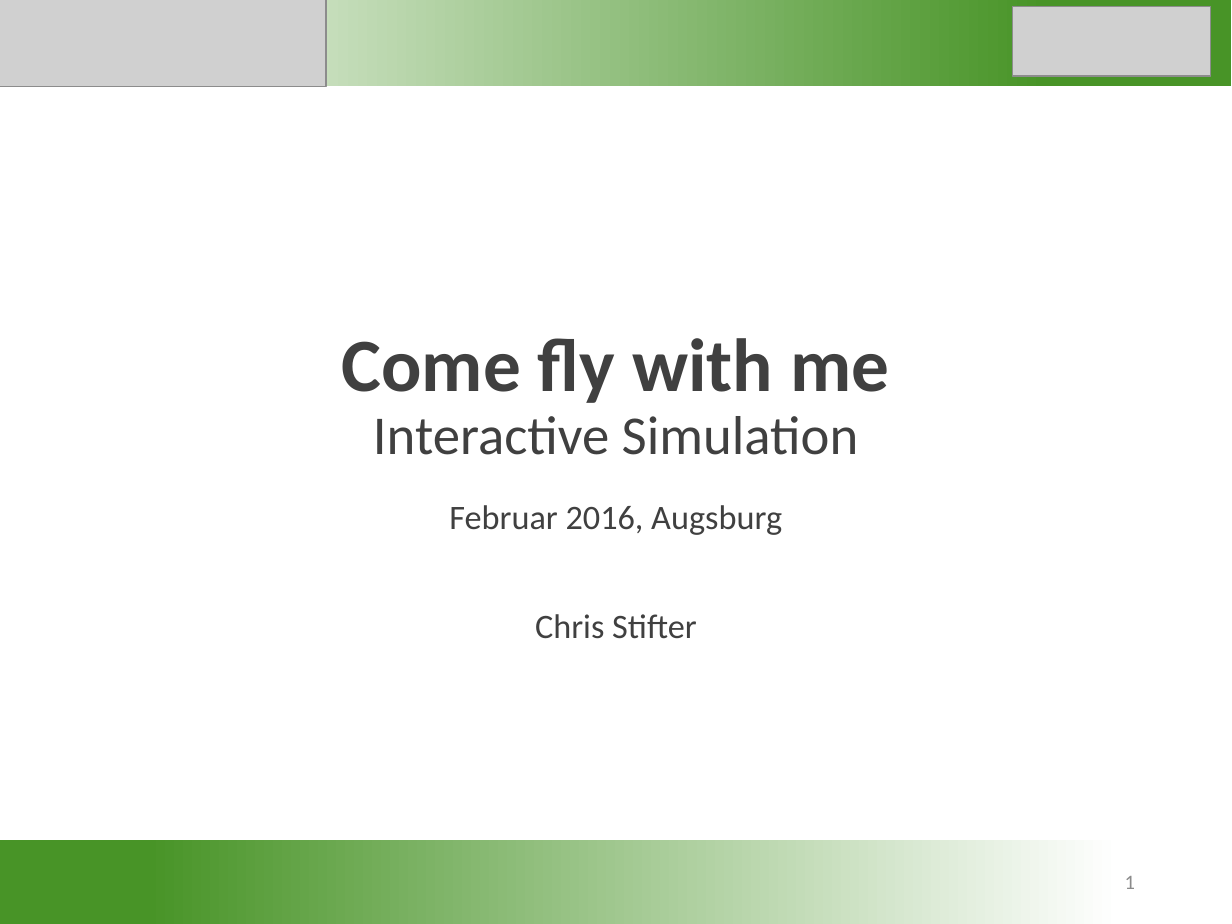
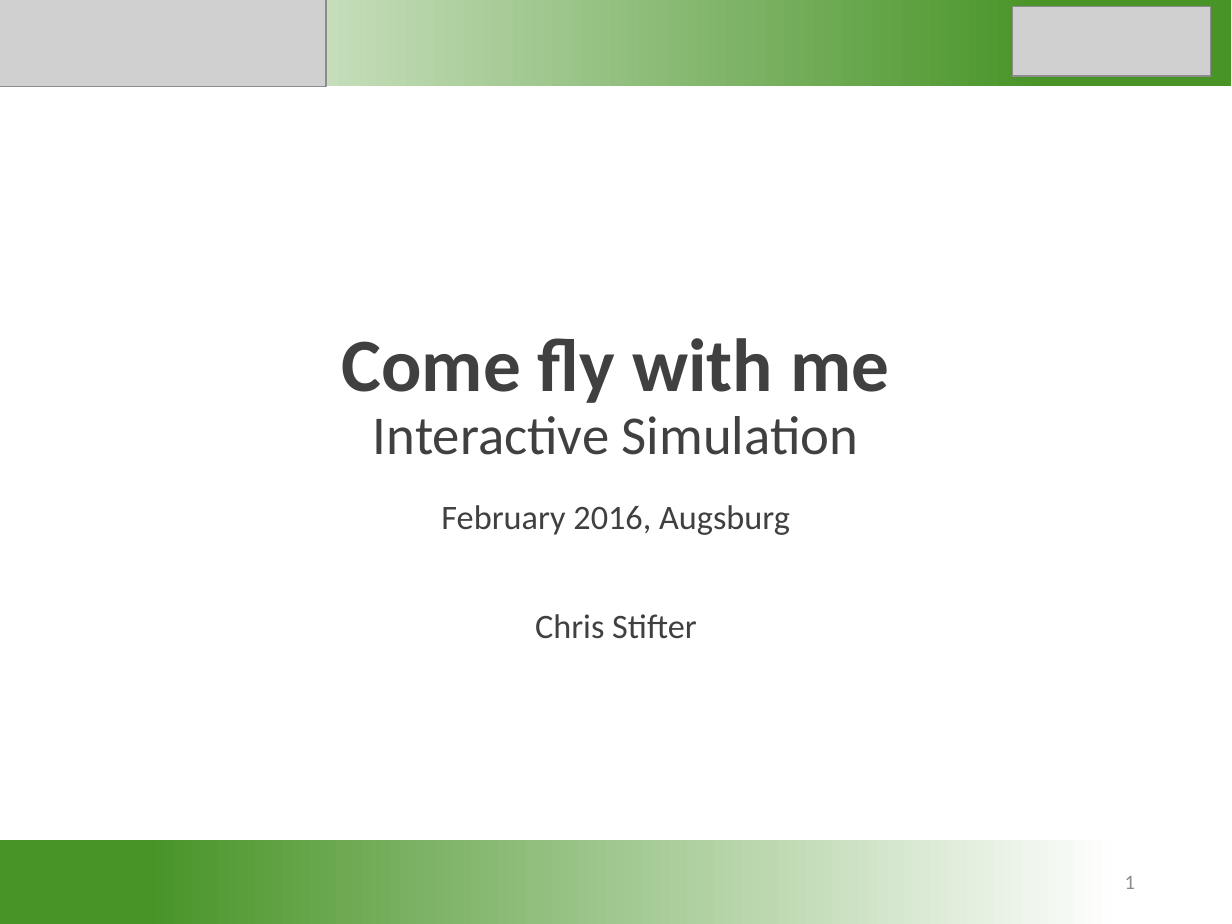
Before and after one commit to unia-intsim-ws1516/group07-tran-stifter, a slide deck: slide 1 of Folien_Come_fly_with_me.pptx. Drawn at 1232x924 pixels with LibreOffice and Linux fonts; fonts in the diff are those of the drawing; grey boxes stand for pictures. Boxes give left, top, right and bottom in pixels: in the first picture for what was removed or moved away, otherwise in the second. Text is boxed around its words. In the diff, an @@ line names an element or a change of style, - is before the commit and + after.

Commit message:
folien update

```diff
--- a/Folien_Come_fly_with_me.pptx
+++ b/Folien_Come_fly_with_me.pptx
@@ subtitle at (x1=441, y1=505, x2=790, y2=535): text changed @@
-Februar 2016, Augsburg
+February 2016, Augsburg
```
Also in this commit, not shown: 3 slides added, 2 slides removed.
